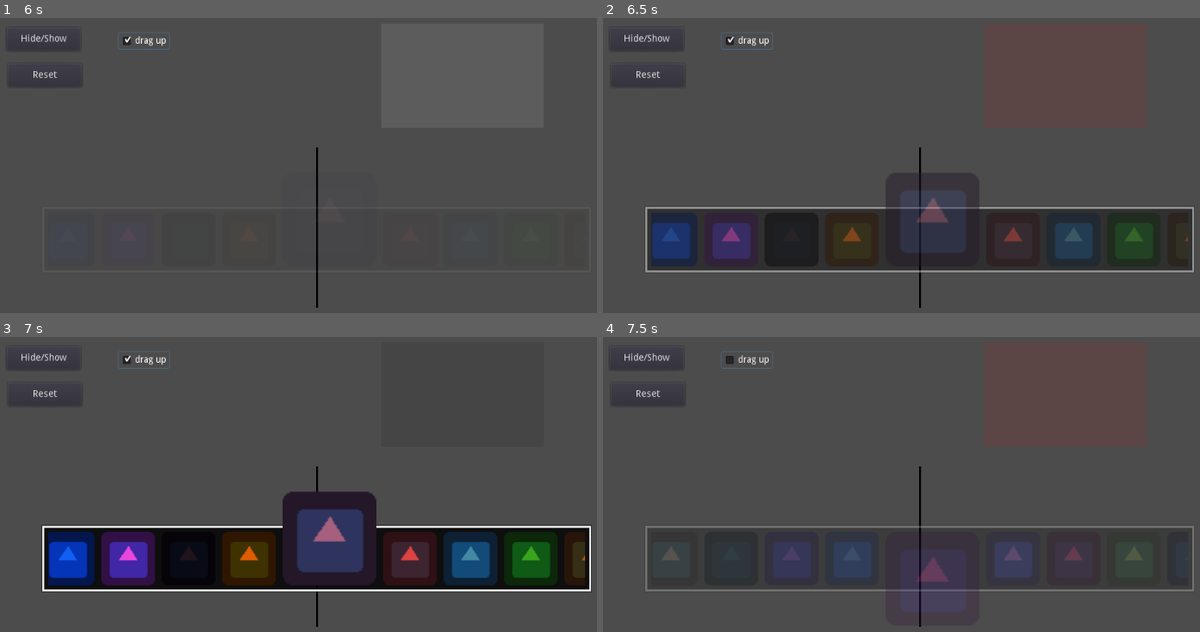
Above: before the commit, frames 1-4 (two rows, left to right).
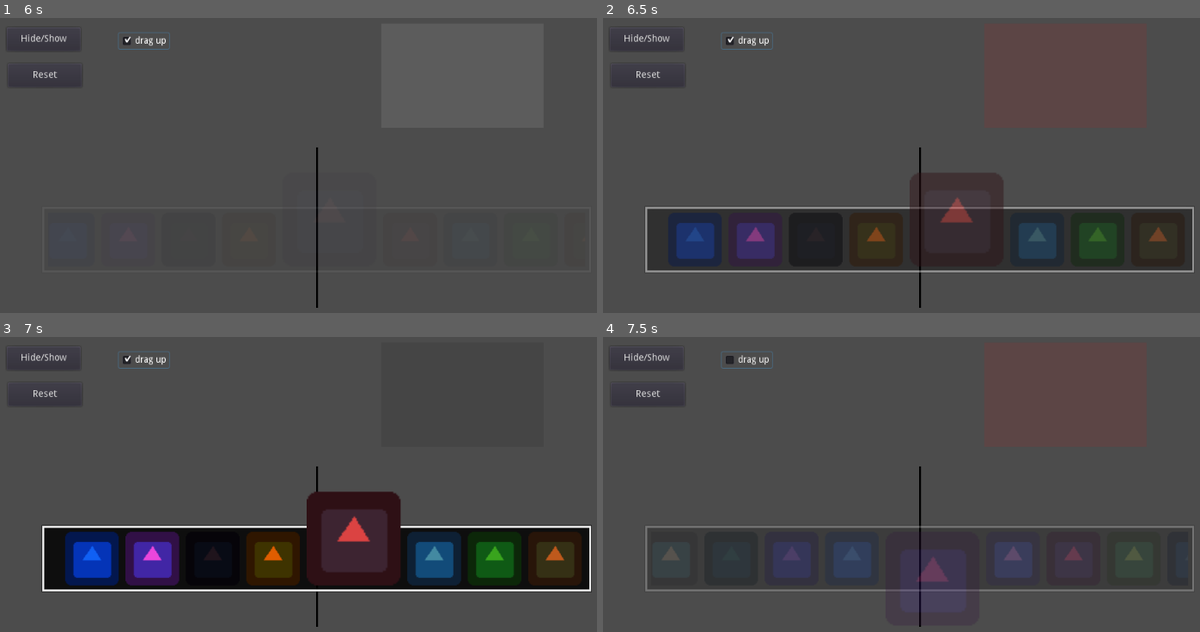
Above: after the commit, the same moments.

Repository: jeremyz/godot-stuff
Game: Godot game, scene res://Main.tscn
Same seed, same stepped clock (60 frames per second), same inputs: the game is played once before the commit and once after it. The engine's default icon, where the game draws it, is replaced by a stand-in: a white triangle on a blue panel in a dark square.
Inputs (mouse positions are in pixels of both pictures, inside the frame that each line leads up to):
- Up to frame 1 (6 s): click "Hide/Show" at 0.5 s; click "Reset" at 1.25 s; click "drag up" at 2 s; click "Hide/Show" at 2.75 s; click "drag up" at 3.5 s; click "Hide/Show" at 4.25 s; click "drag up" at 5 s; tap Enter at 5.75 s; drag from (316, 239) to (394, 112) at 5.77 s
- Up to frame 2 (6.5 s): no input
- Up to frame 3 (7 s): drag from (191, 540) to (292, 599) at 6.52 s
- Up to frame 4 (7.5 s): tap Space at 7.25 s; move the mouse to (997, 431) at 7.27 s; click (997, 431) at 7.42 s

Frame 1 is identical in both runs. In frame 2, 5.9% of the frame differs, in the area x 8-98%, y 52-85%; in frame 3, 14%; in frame 4, nothing differs.

Commit message:
hrcontainer : fix quick drag

Diff:
--- a/hrcontainer/HRContainer.gd
+++ b/hrcontainer/HRContainer.gd
@@ -99,6 +99,9 @@
 
 func enable(e : bool) -> void:
 	enabled = e
+	if not e: # ugly trick to let go off _gui_input
+		visible = false
+		visible = true
 	if not hide_on_disabled:
 		return
 	if tween.is_active():
--- a/hrcontainer/HRContainer.tscn
+++ b/hrcontainer/HRContainer.tscn
@@ -37,7 +37,7 @@
 margin_right = -10.0
 margin_bottom = -10.0
 rect_clip_content = true
-mouse_filter = 1
+mouse_filter = 2
 __meta__ = {
 "_edit_use_anchors_": false
 }
@@ -55,6 +55,7 @@
 margin_right = 8.0
 margin_bottom = 131.0
 rect_min_size = Vector2( 8, 0 )
+mouse_filter = 2
 
 [node name="Mark" type="TextureRect" parent="Clipper/HBoxContainer/Mark"]
 margin_right = 8.0
